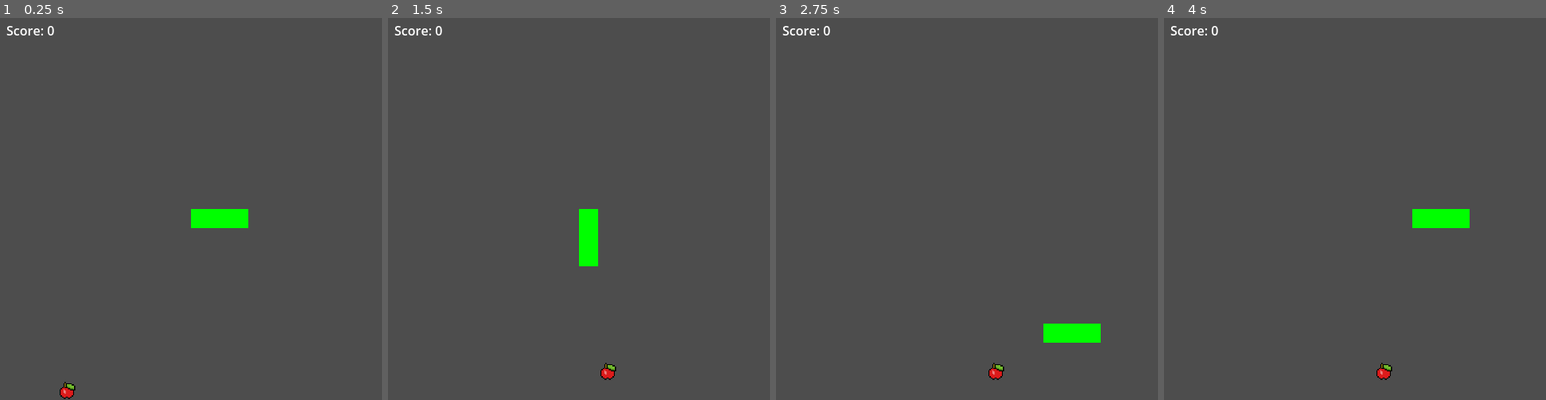
Above: before the commit, frames 1-4 (left to right).
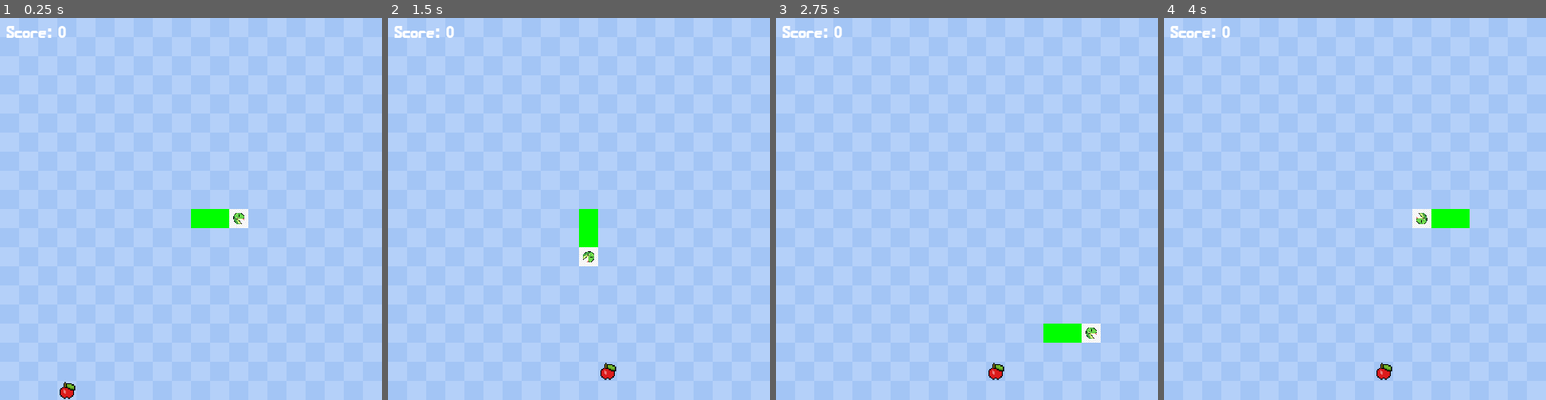
Above: after the commit, the same moments.

Repository: tuananh8497/snake
Game: Godot game, scene res://main.tscn
Same seed, same stepped clock (60 frames per second), same inputs: the game is played once before the commit and once after it.
Inputs:
- Up to frame 1 (0.25 s): no input
- Up to frame 2 (1.5 s): tap Enter at 0.5 s; hold Right (ui_right) 0.53-1.28 s; hold R 0.53-1.28 s; hold Down (ui_down) from 1.28 s (still down); tap R at 1.35 s
- Up to frame 3 (2.75 s): release Down (ui_down) at 2.03 s; hold Right (ui_right) from 2.03 s (still down); hold R from 2.03 s (still down)
- Up to frame 4 (4 s): release Right (ui_right) at 2.78 s; release R at 2.78 s; hold Up (ui_up) 2.78-3.53 s; tap R at 2.85 s; hold Left (ui_left) from 3.53 s (still down); hold R from 3.53 s (still down)

The runs differ from the first frame. In frame 1, 99% of the frame differs, in the area x 0-100%, y 0-100%; in frame 2, 99%; in frame 3, 99%; in frame 4, 99%.

Commit message:
update snake_head

Diff:
--- a/main.gd
+++ b/main.gd
@@ -3,21 +3,26 @@
 # Main script for the Snake game.
 # Scene structure:
 #   Main (Node2D)
+#   ├── Background (TextureRect)  — bg.png grid background (M5.2)
 #   ├── SnakeLayer (Node2D)
 #   ├── FoodLayer (Node2D)
 #   └── UI (CanvasLayer)
 #       ├── ScoreLabel (Label)
 #       └── GameOverLabel (Label)
 
-# --- Constants (M1.2) ---
+# --- Constants ---
 const GRID_SIZE: int = 20 # 20x20 grid
 const CELL_SIZE: int = 24 # Each cell is 24 pixels
-const TICK_SPEED: float = 0.12 # Seconds between each movement tick
+const TICK_SPEED: float = 0.12 # Base seconds between each movement tick
+const MIN_TICK_SPEED: float = 0.05 # Minimum tick speed (M4.2)
+const SPEED_INCREMENT: int = 5 # Food count interval for speed increase (M4.2)
+const SPEED_REDUCTION: float = 0.01 # Tick reduction per interval (M4.2)
 
 # --- Assets (SPEC §19) ---
 var food_texture: Texture2D = preload("res://assets/apple.png")
-
-# --- Game state (M1.3) ---
+var head_texture: Texture2D = preload("res://assets/snake_head.png")
+
+# --- Game state ---
 var snake_body: Array[Vector2i] = []
 var direction: Vector2i = Vector2i.RIGHT
 var next_direction: Vector2i = Vector2i.RIGHT
@@ -25,6 +30,12 @@
 var score: int = 0
 var game_over: bool = false
 var tick_timer: float = 0.0
+var current_tick_speed: float = TICK_SPEED # Dynamic tick speed (M4.2)
+
+# --- Node pooling (M6.1) ---
+var snake_rects: Array[ColorRect] = []
+var food_sprite: Sprite2D = null
+var head_sprite: Sprite2D = null
 
 # --- Node references ---
 @onready var snake_layer: Node2D = $SnakeLayer
@@ -35,18 +46,36 @@
 
 # --- Initialization ---
 func _ready() -> void:
+	# Create the persistent food sprite (M6.1)
+	food_sprite = Sprite2D.new()
+	food_sprite.texture = food_texture
+	if food_texture:
+		var tex_size := food_texture.get_size()
+		food_sprite.scale = Vector2(CELL_SIZE / tex_size.x, CELL_SIZE / tex_size.y)
+	food_layer.add_child(food_sprite)
+
+	# Create the persistent head sprite (M5.1)
+	head_sprite = Sprite2D.new()
+	head_sprite.texture = head_texture
+	if head_texture:
+		var tex_size := head_texture.get_size()
+		head_sprite.scale = Vector2(CELL_SIZE / tex_size.x, CELL_SIZE / tex_size.y)
+	head_sprite.z_index = 1 # Render above body segments
+	snake_layer.add_child(head_sprite)
+
 	start_game()
 
 
 func start_game() -> void:
-	# Reset state (M1.3 + M3.4)
+	# Reset state
 	score = 0
 	game_over = false
 	tick_timer = 0.0
 	direction = Vector2i.RIGHT
 	next_direction = Vector2i.RIGHT
-
-	# Initialize snake at center of grid, length 3, facing right (M1.3)
+	current_tick_speed = TICK_SPEED # Reset speed (M4.2)
+
+	# Initialize snake at center of grid, length 3, facing right
 	var center := Vector2i(GRID_SIZE / 2, GRID_SIZE / 2)
 	snake_body = [
 		center, # head at (10,10)
@@ -54,18 +83,18 @@
 		center + Vector2i.LEFT * 2, # tail at (8,10)
 	]
 
-	# Spawn first food (M2.1)
+	# Spawn first food
 	spawn_food()
 
-	# Update UI (M2.3)
+	# Update UI
 	score_label.text = "Score: 0"
 	game_over_label.visible = false
 
-	# Draw initial state (M1.6)
+	# Draw initial state
 	draw_game()
 
 
-# --- Main loop (M1.4) ---
+# --- Main loop ---
 func _process(delta: float) -> void:
 	if game_over:
 		# Allow restart with R (M3.4)
@@ -73,34 +102,59 @@
 			start_game()
 		return
 
-	# Handle directional input (M1.5)
+	# Handle directional input (M4.1 — buffered input)
 	handle_input()
 
-	# Accumulate time and move on each tick (M1.4)
+	# Accumulate time and move on each tick (M6.2 — deterministic subtraction)
 	tick_timer += delta
-	if tick_timer >= TICK_SPEED:
-		tick_timer -= TICK_SPEED
+	if tick_timer >= current_tick_speed:
+		tick_timer -= current_tick_speed
 		move_snake()
 
 
-# --- Input handling (M1.5) ---
+# --- Input handling (M4.1) ---
 func handle_input() -> void:
-	# Buffer direction input; reject 180° reversal
-	if Input.is_action_just_pressed("ui_up") or Input.is_key_pressed(KEY_W):
+	# Use is_action_just_pressed for responsive buffered input
+	# Reject 180° reversal by checking current direction
+	if Input.is_action_just_pressed("ui_up") or Input.is_action_just_pressed("move_up"):
 		if direction != Vector2i.DOWN:
 			next_direction = Vector2i.UP
-	elif Input.is_action_just_pressed("ui_down") or Input.is_key_pressed(KEY_S):
+	elif Input.is_action_just_pressed("ui_down") or Input.is_action_just_pressed("move_down"):
 		if direction != Vector2i.UP:
 			next_direction = Vector2i.DOWN
-	elif Input.is_action_just_pressed("ui_left") or Input.is_key_pressed(KEY_A):
+	elif Input.is_action_just_pressed("ui_left") or Input.is_action_just_pressed("move_left"):
 		if direction != Vector2i.RIGHT:
 			next_direction = Vector2i.LEFT
-	elif Input.is_action_just_pressed("ui_right") or Input.is_key_pressed(KEY_D):
+	elif Input.is_action_just_pressed("ui_right") or Input.is_action_just_pressed("move_right"):
 		if direction != Vector2i.LEFT:
 			next_direction = Vector2i.RIGHT
 
 
-# --- Core movement logic (M1.4) ---
+# Fallback: catch WASD via _unhandled_key_input for reliable buffering (M4.1)
+func _unhandled_key_input(event: InputEvent) -> void:
+	if game_over or not event.is_pressed():
+		return
+
+	var key_event := event as InputEventKey
+	if key_event == null:
+		return
+
+	match key_event.keycode:
+		KEY_W:
+			if direction != Vector2i.DOWN:
+				next_direction = Vector2i.UP
+		KEY_S:
+			if direction != Vector2i.UP:
+				next_direction = Vector2i.DOWN
+		KEY_A:
+			if direction != Vector2i.RIGHT:
+				next_direction = Vector2i.LEFT
+		KEY_D:
+			if direction != Vector2i.LEFT:
+				next_direction = Vector2i.RIGHT
+
+
+# --- Core movement logic ---
 func move_snake() -> void:
 	# Apply buffered direction
 	direction = next_direction
@@ -121,20 +175,34 @@
 	# Insert new head
 	snake_body.insert(0, new_head)
 
-	# Check if food was eaten (M2.2)
+	# Check if food was eaten
 	if new_head == food_pos:
 		score += 1
 		score_label.text = "Score: " + str(score)
 		spawn_food()
+
+		# Increase speed every SPEED_INCREMENT food (M4.2)
+		if score % SPEED_INCREMENT == 0:
+			current_tick_speed = maxf(current_tick_speed - SPEED_REDUCTION, MIN_TICK_SPEED)
+
+		# Visual feedback — flash head white (M4.3)
+		draw_game()
+		_flash_head()
 	else:
 		# Remove tail — snake doesn't grow
 		snake_body.pop_back()
-
-	# Redraw the game
-	draw_game()
-
-
-# --- Food spawning (M2.1) ---
+		draw_game()
+
+
+# --- Visual feedback (M4.3) ---
+func _flash_head() -> void:
+	if head_sprite:
+		var tween := create_tween()
+		tween.tween_property(head_sprite, "modulate", Color(2, 2, 2, 1), 0.05)
+		tween.tween_property(head_sprite, "modulate", Color.WHITE, 0.10)
+
+
+# --- Food spawning ---
 func spawn_food() -> void:
 	# Collect all free cells not occupied by the snake
 	var free_cells: Array[Vector2i] = []
@@ -149,40 +217,62 @@
 		food_pos = free_cells[randi() % free_cells.size()]
 
 
-# --- Rendering (M1.6) ---
+# --- Rendering with node pooling (M6.1) ---
 func draw_game() -> void:
-	# Clear previous frame
-	_clear_children(snake_layer)
-	_clear_children(food_layer)
-
-	# Draw snake segments as green squares
-	for segment in snake_body:
+	# Body segments need rects for indices 1+ (head uses sprite)
+	var body_count := snake_body.size() - 1 # exclude head
+
+	# Grow the pool if we need more rects
+	while snake_rects.size() < body_count:
 		var rect := ColorRect.new()
 		rect.size = Vector2(CELL_SIZE, CELL_SIZE)
-		rect.position = Vector2(segment.x * CELL_SIZE, segment.y * CELL_SIZE)
 		rect.color = Color.GREEN
 		snake_layer.add_child(rect)
-
-	# Draw food using apple.png sprite (SPEC §19)
-	var food_sprite := Sprite2D.new()
-	food_sprite.texture = food_texture
+		snake_rects.append(rect)
+
+	# Position body rects (index 1+ of snake_body)
+	for i in range(body_count):
+		var rect := snake_rects[i]
+		var seg := snake_body[i + 1]
+		rect.position = Vector2(seg.x * CELL_SIZE, seg.y * CELL_SIZE)
+		rect.color = Color.GREEN
+		rect.visible = true
+
+	# Hide unused rects
+	for i in range(body_count, snake_rects.size()):
+		snake_rects[i].visible = false
+
+	# Position head sprite (M5.1)
+	var head_pos := snake_body[0]
+	head_sprite.position = Vector2(
+		head_pos.x * CELL_SIZE + CELL_SIZE / 2.0,
+		head_pos.y * CELL_SIZE + CELL_SIZE / 2.0
+	)
+	head_sprite.rotation = _direction_to_rotation(direction)
+
+	# Update food position (reuse persistent sprite)
 	food_sprite.position = Vector2(
 		food_pos.x * CELL_SIZE + CELL_SIZE / 2.0,
 		food_pos.y * CELL_SIZE + CELL_SIZE / 2.0
 	)
-	# Scale the sprite to fit one grid cell
-	if food_texture:
-		var tex_size := food_texture.get_size()
-		food_sprite.scale = Vector2(CELL_SIZE / tex_size.x, CELL_SIZE / tex_size.y)
-	food_layer.add_child(food_sprite)
-
-
-func _clear_children(node: Node) -> void:
-	for child in node.get_children():
-		child.queue_free()
-
-
-# --- Game over (M3.3) ---
+
+
+# Map direction vector to rotation angle (sprite faces RIGHT by default)
+func _direction_to_rotation(dir: Vector2i) -> float:
+	match dir:
+		Vector2i.RIGHT:
+			return 0.0
+		Vector2i.DOWN:
+			return PI / 2.0
+		Vector2i.LEFT:
+			return PI
+		Vector2i.UP:
+			return -PI / 2.0
+		_:
+			return 0.0
+
+
+# --- Game over ---
 func trigger_game_over() -> void:
 	game_over = true
 	game_over_label.text = "Game Over!\nScore: " + str(score) + "\nPress R to restart"
--- a/main.tscn
+++ b/main.tscn
@@ -1,9 +1,17 @@
 [gd_scene format=3 uid="uid://cybg413dhj0v0"]
 
 [ext_resource type="Script" uid="uid://b4yi8t735pdf6" path="res://main.gd" id="1_0xm2m"]
+[ext_resource type="Texture2D" uid="uid://b7kw6tm42m1e6" path="res://assets/bg.png" id="2_bg"]
+[ext_resource type="FontFile" path="res://assets/MaldiniBold.ttf" id="3_font"]
 
 [node name="Main" type="Node2D"]
 script = ExtResource("1_0xm2m")
+
+[node name="Background" type="TextureRect" parent="."]
+custom_minimum_size = Vector2(480, 480)
+texture = ExtResource("2_bg")
+expand_mode = 1
+stretch_mode = 6
 
 [node name="SnakeLayer" type="Node2D" parent="."]
 
@@ -15,7 +23,9 @@
 offset_left = 8.0
 offset_top = 4.0
 offset_right = 200.0
-offset_bottom = 30.0
+offset_bottom = 36.0
+theme_override_fonts/font = ExtResource("3_font")
+theme_override_font_sizes/font_size = 22
 text = "Score: 0"
 
 [node name="GameOverLabel" type="Label" parent="UI"]
@@ -24,10 +34,12 @@
 anchor_top = 0.5
 anchor_right = 0.5
 anchor_bottom = 0.5
-offset_left = -120.0
-offset_top = -20.0
-offset_right = 120.0
-offset_bottom = 20.0
+offset_left = -150.0
+offset_top = -40.0
+offset_right = 150.0
+offset_bottom = 40.0
+theme_override_fonts/font = ExtResource("3_font")
+theme_override_font_sizes/font_size = 24
 horizontal_alignment = 1
 vertical_alignment = 1
 visible = false
Binary file added: assets/snake_head.png
Not shown, changed: instruction/example_prompt.md
